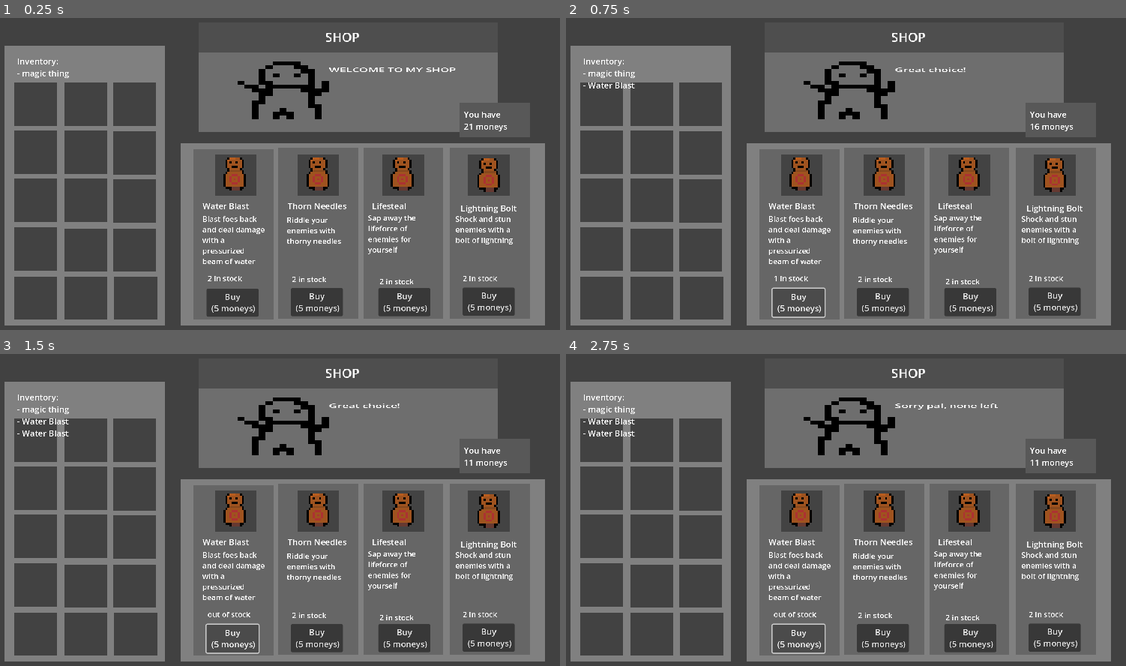
Above: before the commit, frames 1-4 (two rows, left to right).
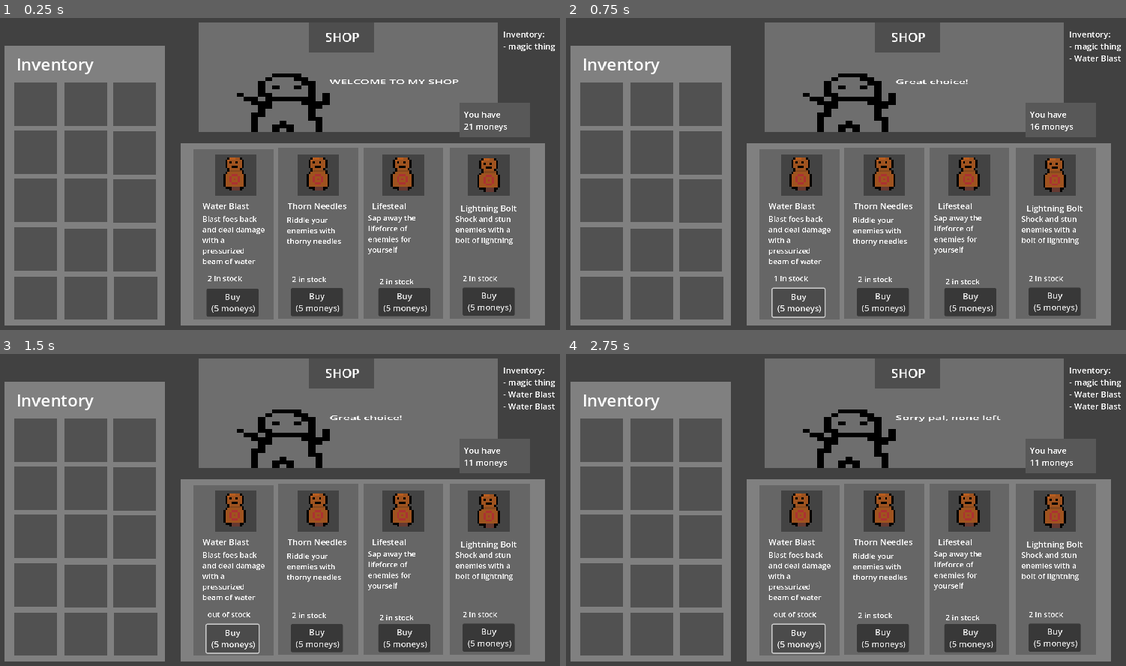
Above: after the commit, the same moments.

Repository: CoderXam/UntitledGameJame104
Game: Godot game, scene res://Scenes/shop/shop_scene.tscn
The game is run twice, just before and just after one commit, with the same random seed, the same clock (stepped at 60 frames per second) and the same inputs.
Inputs:
- Up to frame 1 (0.25 s): no input
- Up to frame 2 (0.75 s): click "Buy (5 moneys)" at 0.5 s
- Up to frame 3 (1.5 s): click "Buy (5 moneys)" at 1.25 s
- Up to frame 4 (2.75 s): click "Buy (5 moneys)" at 2 s

The runs differ from the first frame. In frame 1, 6.1% of the frame differs, in the area x 3-100%, y 1-37%; in frame 2, 6.1%; in frame 3, 6.2%; in frame 4, 6.2%.

Commit message:
shop gui change

Diff:
--- a/Scenes/shop/shop_scene.tscn
+++ b/Scenes/shop/shop_scene.tscn
@@ -86,95 +86,107 @@
 scale = Vector2(308, 537)
 mesh = SubResource("QuadMesh_sc53u")
 
-[node name="MeshInstance2D" type="MeshInstance2D" parent="Inventory2"]
-modulate = Color(0.513233, 0.513233, 0.513233, 1)
-position = Vector2(-0.305195, 0.401304)
-scale = Vector2(0.268831, 0.154334)
-mesh = SubResource("QuadMesh_cq37w")
-
-[node name="MeshInstance2D4" type="MeshInstance2D" parent="Inventory2"]
-modulate = Color(0.513233, 0.513233, 0.513233, 1)
-position = Vector2(-0.305195, 0.226257)
-scale = Vector2(0.268831, 0.154334)
-mesh = SubResource("QuadMesh_cq37w")
-
-[node name="MeshInstance2D5" type="MeshInstance2D" parent="Inventory2"]
-modulate = Color(0.513233, 0.513233, 0.513233, 1)
-position = Vector2(0.00649351, 0.229981)
-scale = Vector2(0.268831, 0.154334)
-mesh = SubResource("QuadMesh_cq37w")
-
-[node name="MeshInstance2D6" type="MeshInstance2D" parent="Inventory2"]
-modulate = Color(0.513233, 0.513233, 0.513233, 1)
-position = Vector2(0.311688, 0.229981)
-scale = Vector2(0.268831, 0.154334)
-mesh = SubResource("QuadMesh_cq37w")
-
-[node name="MeshInstance2D7" type="MeshInstance2D" parent="Inventory2"]
-modulate = Color(0.513233, 0.513233, 0.513233, 1)
-position = Vector2(-0.305195, 0.0512104)
-scale = Vector2(0.268831, 0.154334)
-mesh = SubResource("QuadMesh_cq37w")
-
-[node name="MeshInstance2D8" type="MeshInstance2D" parent="Inventory2"]
-modulate = Color(0.513233, 0.513233, 0.513233, 1)
-position = Vector2(0.00649351, 0.0512104)
-scale = Vector2(0.268831, 0.154334)
-mesh = SubResource("QuadMesh_cq37w")
-
-[node name="MeshInstance2D9" type="MeshInstance2D" parent="Inventory2"]
-modulate = Color(0.513233, 0.513233, 0.513233, 1)
-position = Vector2(0.311688, 0.0549348)
-scale = Vector2(0.268831, 0.154334)
-mesh = SubResource("QuadMesh_cq37w")
-
-[node name="MeshInstance2D10" type="MeshInstance2D" parent="Inventory2"]
-modulate = Color(0.513233, 0.513233, 0.513233, 1)
-position = Vector2(-0.305195, -0.120112)
-scale = Vector2(0.268831, 0.154334)
-mesh = SubResource("QuadMesh_cq37w")
-
-[node name="MeshInstance2D11" type="MeshInstance2D" parent="Inventory2"]
-modulate = Color(0.513233, 0.513233, 0.513233, 1)
-position = Vector2(0.00649345, -0.120112)
-scale = Vector2(0.268831, 0.154334)
-mesh = SubResource("QuadMesh_cq37w")
-
-[node name="MeshInstance2D12" type="MeshInstance2D" parent="Inventory2"]
-modulate = Color(0.513233, 0.513233, 0.513233, 1)
-position = Vector2(0.311688, -0.116387)
-scale = Vector2(0.268831, 0.154334)
-mesh = SubResource("QuadMesh_cq37w")
-
-[node name="MeshInstance2D13" type="MeshInstance2D" parent="Inventory2"]
-modulate = Color(0.513233, 0.513233, 0.513233, 1)
-position = Vector2(-0.305195, -0.291434)
-scale = Vector2(0.268831, 0.154334)
-mesh = SubResource("QuadMesh_cq37w")
-
-[node name="MeshInstance2D14" type="MeshInstance2D" parent="Inventory2"]
-modulate = Color(0.513233, 0.513233, 0.513233, 1)
-position = Vector2(0.00649345, -0.291434)
-scale = Vector2(0.268831, 0.154334)
-mesh = SubResource("QuadMesh_cq37w")
-
-[node name="MeshInstance2D15" type="MeshInstance2D" parent="Inventory2"]
-modulate = Color(0.513233, 0.513233, 0.513233, 1)
-position = Vector2(0.311688, -0.291434)
-scale = Vector2(0.268831, 0.154334)
-mesh = SubResource("QuadMesh_cq37w")
-
-[node name="MeshInstance2D2" type="MeshInstance2D" parent="Inventory2"]
-modulate = Color(0.513233, 0.513233, 0.513233, 1)
-position = Vector2(0.00649347, 0.401304)
-scale = Vector2(0.268831, 0.154334)
-mesh = SubResource("QuadMesh_cq37w")
-
-[node name="MeshInstance2D3" type="MeshInstance2D" parent="Inventory2"]
-modulate = Color(0.513233, 0.513233, 0.513233, 1)
-position = Vector2(0.318182, 0.401304)
-scale = Vector2(0.268831, 0.154334)
-mesh = SubResource("QuadMesh_cq37w")
+[node name="slots" type="Node" parent="Inventory2"]
+
+[node name="MeshInstance2D" type="MeshInstance2D" parent="Inventory2/slots"]
+modulate = Color(0.31802, 0.31802, 0.31802, 1)
+position = Vector2(43, 276)
+scale = Vector2(41.4, 41.4387)
+mesh = SubResource("QuadMesh_cq37w")
+
+[node name="MeshInstance2D2" type="MeshInstance2D" parent="Inventory2/slots"]
+modulate = Color(0.31802, 0.31802, 0.31802, 1)
+position = Vector2(91, 276)
+scale = Vector2(41.4, 41.4387)
+mesh = SubResource("QuadMesh_cq37w")
+
+[node name="MeshInstance2D3" type="MeshInstance2D" parent="Inventory2/slots"]
+modulate = Color(0.31802, 0.31802, 0.31802, 1)
+position = Vector2(139, 276)
+scale = Vector2(41.4, 41.4387)
+mesh = SubResource("QuadMesh_cq37w")
+
+[node name="MeshInstance2D4" type="MeshInstance2D" parent="Inventory2/slots"]
+modulate = Color(0.31802, 0.31802, 0.31802, 1)
+position = Vector2(43, 229)
+scale = Vector2(41.4, 41.4387)
+mesh = SubResource("QuadMesh_cq37w")
+
+[node name="MeshInstance2D5" type="MeshInstance2D" parent="Inventory2/slots"]
+modulate = Color(0.31802, 0.31802, 0.31802, 1)
+position = Vector2(91, 230)
+scale = Vector2(41.4, 41.4387)
+mesh = SubResource("QuadMesh_cq37w")
+
+[node name="MeshInstance2D6" type="MeshInstance2D" parent="Inventory2/slots"]
+modulate = Color(0.31802, 0.31802, 0.31802, 1)
+position = Vector2(138, 230)
+scale = Vector2(41.4, 41.4387)
+mesh = SubResource("QuadMesh_cq37w")
+
+[node name="MeshInstance2D7" type="MeshInstance2D" parent="Inventory2/slots"]
+modulate = Color(0.31802, 0.31802, 0.31802, 1)
+position = Vector2(43, 182)
+scale = Vector2(41.4, 41.4387)
+mesh = SubResource("QuadMesh_cq37w")
+
+[node name="MeshInstance2D8" type="MeshInstance2D" parent="Inventory2/slots"]
+modulate = Color(0.31802, 0.31802, 0.31802, 1)
+position = Vector2(91, 182)
+scale = Vector2(41.4, 41.4387)
+mesh = SubResource("QuadMesh_cq37w")
+
+[node name="MeshInstance2D9" type="MeshInstance2D" parent="Inventory2/slots"]
+modulate = Color(0.31802, 0.31802, 0.31802, 1)
+position = Vector2(138, 183)
+scale = Vector2(41.4, 41.4387)
+mesh = SubResource("QuadMesh_cq37w")
+
+[node name="MeshInstance2D10" type="MeshInstance2D" parent="Inventory2/slots"]
+modulate = Color(0.31802, 0.31802, 0.31802, 1)
+position = Vector2(43, 136)
+scale = Vector2(41.4, 41.4387)
+mesh = SubResource("QuadMesh_cq37w")
+
+[node name="MeshInstance2D11" type="MeshInstance2D" parent="Inventory2/slots"]
+modulate = Color(0.31802, 0.31802, 0.31802, 1)
+position = Vector2(91, 136)
+scale = Vector2(41.4, 41.4387)
+mesh = SubResource("QuadMesh_cq37w")
+
+[node name="MeshInstance2D12" type="MeshInstance2D" parent="Inventory2/slots"]
+modulate = Color(0.31802, 0.31802, 0.31802, 1)
+position = Vector2(138, 137)
+scale = Vector2(41.4, 41.4387)
+mesh = SubResource("QuadMesh_cq37w")
+
+[node name="MeshInstance2D13" type="MeshInstance2D" parent="Inventory2/slots"]
+modulate = Color(0.31802, 0.31802, 0.31802, 1)
+position = Vector2(43, 90)
+scale = Vector2(41.4, 41.4387)
+mesh = SubResource("QuadMesh_cq37w")
+
+[node name="MeshInstance2D14" type="MeshInstance2D" parent="Inventory2/slots"]
+modulate = Color(0.31802, 0.31802, 0.31802, 1)
+position = Vector2(91, 90)
+scale = Vector2(41.4, 41.4387)
+mesh = SubResource("QuadMesh_cq37w")
+
+[node name="MeshInstance2D15" type="MeshInstance2D" parent="Inventory2/slots"]
+modulate = Color(0.31802, 0.31802, 0.31802, 1)
+position = Vector2(138, 90)
+scale = Vector2(41.4, 41.4387)
+mesh = SubResource("QuadMesh_cq37w")
+
+[node name="Inventory" type="RichTextLabel" parent="."]
+offset_left = 984.0
+offset_top = 34.0
+offset_right = 1140.0
+offset_bottom = 246.0
+text = "Inventory:
+A thing
+Another thing
+Yet another thing"
 
 [node name="MeshInstance2D" type="MeshInstance2D" parent="."]
 modulate = Color(0.43134, 0.43134, 0.43134, 1)
@@ -190,13 +202,13 @@
 
 [node name="MeshInstance2D2" type="MeshInstance2D" parent="."]
 modulate = Color(0.306923, 0.306923, 0.306923, 1)
-position = Vector2(686, 51.535)
-scale = Vector2(574.763, 56.93)
+position = Vector2(673, 51.535)
+scale = Vector2(126, 56.93)
 mesh = SubResource("QuadMesh_sr8lg")
 
 [node name="Shopkeeper" type="Sprite2D" parent="."]
-position = Vector2(568, 150)
-scale = Vector2(13.5, 7.4375)
+position = Vector2(568, 173.557)
+scale = Vector2(13.735, 7.55538)
 texture = ExtResource("3_6yepq")
 
 [node name="Welcome" type="RichTextLabel" parent="Shopkeeper"]
@@ -415,15 +427,14 @@
 text = "You have
 1 morbillion $$$"
 
-[node name="Inventory" type="RichTextLabel" parent="."]
-offset_left = 50.0
-offset_top = 86.0
-offset_right = 206.0
-offset_bottom = 298.0
-text = "Inventory:
-A thing
-Another thing
-Yet another thing"
+[node name="InventoryLabel" type="RichTextLabel" parent="."]
+offset_left = 48.0
+offset_top = 80.0
+offset_right = 188.0
+offset_bottom = 112.0
+scale = Vector2(2, 2)
+text = "Inventory
+"
 
 [connection signal="pressed" from="rune1/buy" to="." method="_on_rune_1_pressed"]
 [connection signal="pressed" from="rune2/buy" to="." method="_on_rune_2_pressed"]
